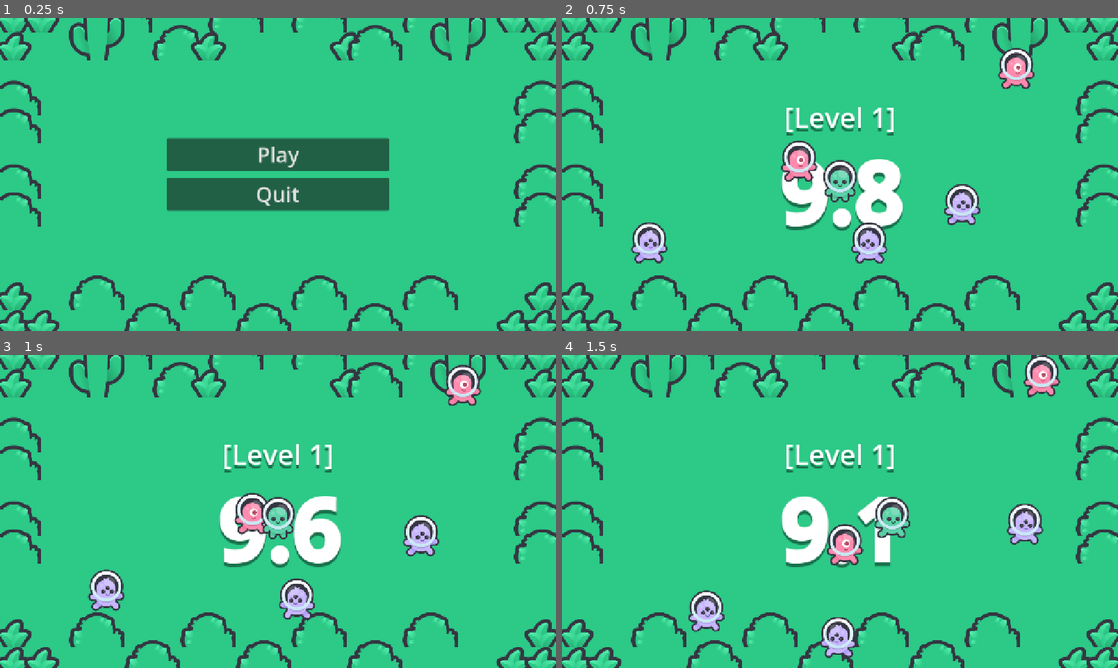
Above: before the commit, frames 1-4 (two rows, left to right).
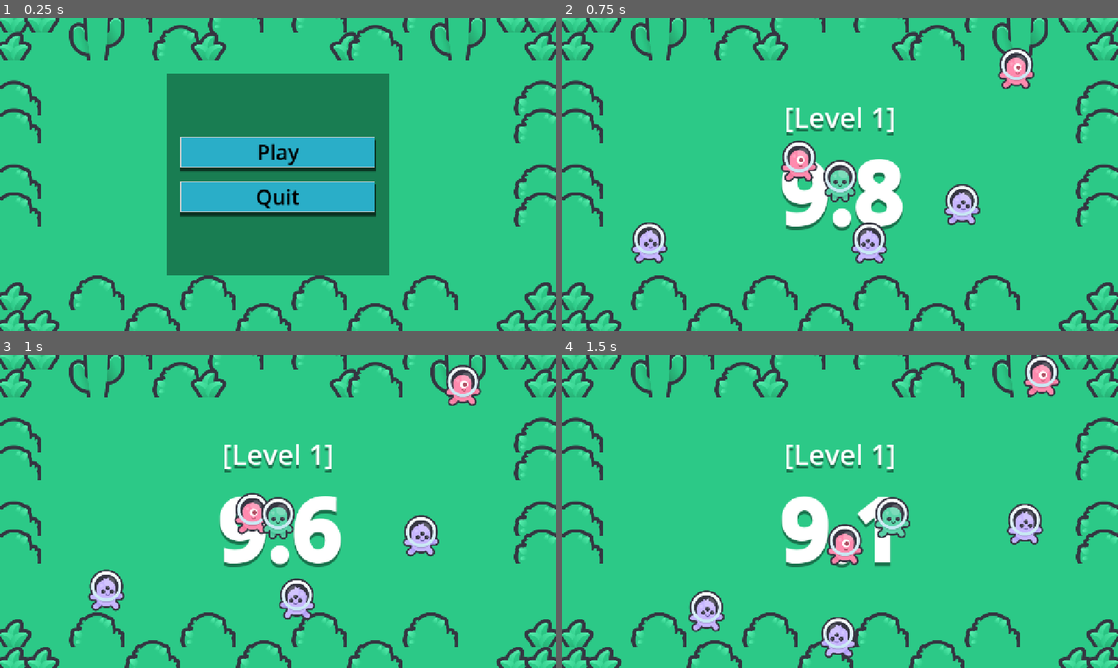
Above: after the commit, the same moments.

Repository: Sepehr-Boz/brackeys-game-jam-2026.2
Game: Godot game, scene res://scenes/start.tscn
The game is run twice, just before and just after one commit, with the same random seed, the same clock (stepped at 60 frames per second) and the same inputs. The engine's default icon, where the game draws it, is replaced by a stand-in: a white triangle on a blue panel in a dark square.
Inputs:
- Up to frame 1 (0.25 s): no input
- Up to frame 2 (0.75 s): click "Play" at 0.5 s
- Up to frame 3 (1 s): no input
- Up to frame 4 (1.5 s): hold Right (move_right) from 1.28 s (still down); hold Shift (sprint) from 1.28 s (still down)

The runs differ from the first frame. In frame 1, 26% of the frame differs, in the area x 30-70%, y 17-83%; in frame 2, nothing differs; in frame 3, nothing differs; in frame 4, nothing differs.

Commit message:
feat: style buttons.

Diff:
--- a/scenes/game.tscn
+++ b/scenes/game.tscn
@@ -29,7 +29,17 @@
 sources/1 = SubResource("TileSetAtlasSource_kvuet")
 sources/2 = SubResource("TileSetAtlasSource_trtic")
 
-[node name="Node2D" type="Node2D" unique_id=809113781]
+[sub_resource type="StyleBoxFlat" id="StyleBoxFlat_kdmts"]
+bg_color = Color(0.16470589, 0.68235296, 0.78431374, 1)
+border_width_left = 2
+border_width_top = 2
+border_width_right = 2
+border_width_bottom = 2
+border_color = Color(0.82606, 0.82606006, 0.82606, 1)
+shadow_size = 2
+shadow_offset = Vector2(0, 8)
+
+[node name="Node2D2" type="Node2D" unique_id=809113781]
 
 [node name="Game Manager" type="Node" parent="." unique_id=770979257]
 script = ExtResource("1_p57ef")
@@ -97,30 +107,47 @@
 grow_horizontal = 2
 grow_vertical = 2
 theme_override_constants/margin_left = 384
-theme_override_constants/margin_top = 0
+theme_override_constants/margin_top = 128
 theme_override_constants/margin_right = 384
-theme_override_constants/margin_bottom = 0
+theme_override_constants/margin_bottom = 128
 
-[node name="VBoxContainer" type="VBoxContainer" parent="Pause Menu/MarginContainer" unique_id=1108406674]
+[node name="ColorRect" type="ColorRect" parent="Pause Menu/MarginContainer" unique_id=1009937599]
 layout_mode = 2
-theme_override_constants/separation = 16
+color = Color(0.023529412, 0.19215687, 0.11764706, 0.5019608)
+
+[node name="MarginContainer" type="MarginContainer" parent="Pause Menu/MarginContainer" unique_id=1638525020]
+layout_mode = 2
+theme_override_constants/margin_left = 32
+theme_override_constants/margin_top = 64
+theme_override_constants/margin_right = 32
+theme_override_constants/margin_bottom = 64
+
+[node name="VBoxContainer" type="VBoxContainer" parent="Pause Menu/MarginContainer/MarginContainer" unique_id=1108406674]
+layout_mode = 2
+theme_override_constants/separation = 32
 alignment = 1
 
-[node name="Continue Button" type="Button" parent="Pause Menu/MarginContainer/VBoxContainer" unique_id=1091264191]
+[node name="Continue Button" type="Button" parent="Pause Menu/MarginContainer/MarginContainer/VBoxContainer" unique_id=1091264191]
 layout_mode = 2
+theme_override_colors/font_color = Color(0, 0, 0, 1)
 theme_override_font_sizes/font_size = 48
+theme_override_styles/normal = SubResource("StyleBoxFlat_kdmts")
 text = "Continue"
 
-[node name="Reset Button" type="Button" parent="Pause Menu/MarginContainer/VBoxContainer" unique_id=656330497]
+[node name="Reset Button" type="Button" parent="Pause Menu/MarginContainer/MarginContainer/VBoxContainer" unique_id=656330497]
 layout_mode = 2
+theme_override_colors/font_color = Color(0, 0, 0, 1)
 theme_override_font_sizes/font_size = 48
+theme_override_styles/normal = SubResource("StyleBoxFlat_kdmts")
 text = "Reset"
 
-[node name="Quit Button" type="Button" parent="Pause Menu/MarginContainer/VBoxContainer" unique_id=642025491]
+[node name="Quit Button" type="Button" parent="Pause Menu/MarginContainer/MarginContainer/VBoxContainer" unique_id=642025491]
 layout_mode = 2
+theme_override_colors/font_color = Color(0, 0, 0, 1)
 theme_override_font_sizes/font_size = 48
+theme_override_styles/normal = SubResource("StyleBoxFlat_kdmts")
 text = "Quit Button"
 
-[connection signal="pressed" from="Pause Menu/MarginContainer/VBoxContainer/Continue Button" to="Pause Menu" method="_on_continue_button_pressed"]
-[connection signal="pressed" from="Pause Menu/MarginContainer/VBoxContainer/Reset Button" to="Pause Menu" method="_on_reset_button_pressed"]
-[connection signal="pressed" from="Pause Menu/MarginContainer/VBoxContainer/Quit Button" to="Pause Menu" method="_on_quit_button_pressed"]
+[connection signal="pressed" from="Pause Menu/MarginContainer/MarginContainer/VBoxContainer/Continue Button" to="Pause Menu" method="_on_continue_button_pressed"]
+[connection signal="pressed" from="Pause Menu/MarginContainer/MarginContainer/VBoxContainer/Reset Button" to="Pause Menu" method="_on_reset_button_pressed"]
+[connection signal="pressed" from="Pause Menu/MarginContainer/MarginContainer/VBoxContainer/Quit Button" to="Pause Menu" method="_on_quit_button_pressed"]
--- a/scenes/start.tscn
+++ b/scenes/start.tscn
@@ -25,6 +25,16 @@
 sources/0 = SubResource("TileSetAtlasSource_dinhu")
 sources/1 = SubResource("TileSetAtlasSource_kvuet")
 sources/2 = SubResource("TileSetAtlasSource_trtic")
+
+[sub_resource type="StyleBoxFlat" id="StyleBoxFlat_kdmts"]
+bg_color = Color(0.16470589, 0.68235296, 0.78431374, 1)
+border_width_left = 2
+border_width_top = 2
+border_width_right = 2
+border_width_bottom = 2
+border_color = Color(0.82606, 0.82606006, 0.82606, 1)
+shadow_size = 2
+shadow_offset = Vector2(0, 8)
 
 [node name="Node2D" type="Node2D" unique_id=125838974]
 
@@ -55,24 +65,39 @@
 grow_horizontal = 2
 grow_vertical = 2
 theme_override_constants/margin_left = 384
-theme_override_constants/margin_top = 0
+theme_override_constants/margin_top = 128
 theme_override_constants/margin_right = 384
-theme_override_constants/margin_bottom = 0
+theme_override_constants/margin_bottom = 128
 
-[node name="VBoxContainer" type="VBoxContainer" parent="Start Menu/MarginContainer" unique_id=1832018004]
+[node name="ColorRect" type="ColorRect" parent="Start Menu/MarginContainer" unique_id=961668725]
 layout_mode = 2
-theme_override_constants/separation = 16
+color = Color(0.023529412, 0.19215687, 0.11764706, 0.5019608)
+
+[node name="MarginContainer" type="MarginContainer" parent="Start Menu/MarginContainer" unique_id=752274005]
+layout_mode = 2
+theme_override_constants/margin_left = 32
+theme_override_constants/margin_top = 64
+theme_override_constants/margin_right = 32
+theme_override_constants/margin_bottom = 64
+
+[node name="VBoxContainer" type="VBoxContainer" parent="Start Menu/MarginContainer/MarginContainer" unique_id=1832018004]
+layout_mode = 2
+theme_override_constants/separation = 32
 alignment = 1
 
-[node name="Play Button" type="Button" parent="Start Menu/MarginContainer/VBoxContainer" unique_id=1894299431]
+[node name="Play Button" type="Button" parent="Start Menu/MarginContainer/MarginContainer/VBoxContainer" unique_id=1894299431]
 layout_mode = 2
+theme_override_colors/font_color = Color(0, 0, 0, 1)
 theme_override_font_sizes/font_size = 48
+theme_override_styles/normal = SubResource("StyleBoxFlat_kdmts")
 text = "Play"
 
-[node name="Quit Button" type="Button" parent="Start Menu/MarginContainer/VBoxContainer" unique_id=735851741]
+[node name="Quit Button" type="Button" parent="Start Menu/MarginContainer/MarginContainer/VBoxContainer" unique_id=735851741]
 layout_mode = 2
+theme_override_colors/font_color = Color(0, 0, 0, 1)
 theme_override_font_sizes/font_size = 48
+theme_override_styles/normal = SubResource("StyleBoxFlat_kdmts")
 text = "Quit"
 
-[connection signal="pressed" from="Start Menu/MarginContainer/VBoxContainer/Play Button" to="Start Menu" method="_on_play_button_pressed"]
-[connection signal="pressed" from="Start Menu/MarginContainer/VBoxContainer/Quit Button" to="Start Menu" method="_on_quit_button_pressed"]
+[connection signal="pressed" from="Start Menu/MarginContainer/MarginContainer/VBoxContainer/Play Button" to="Start Menu" method="_on_play_button_pressed"]
+[connection signal="pressed" from="Start Menu/MarginContainer/MarginContainer/VBoxContainer/Quit Button" to="Start Menu" method="_on_quit_button_pressed"]
